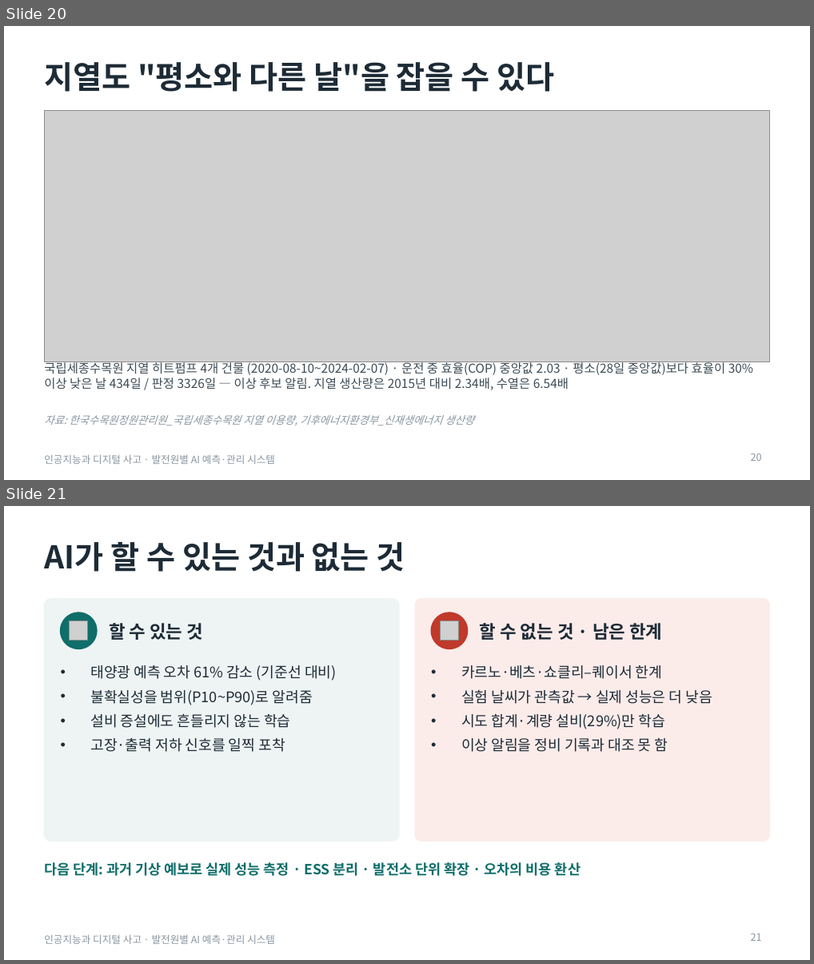
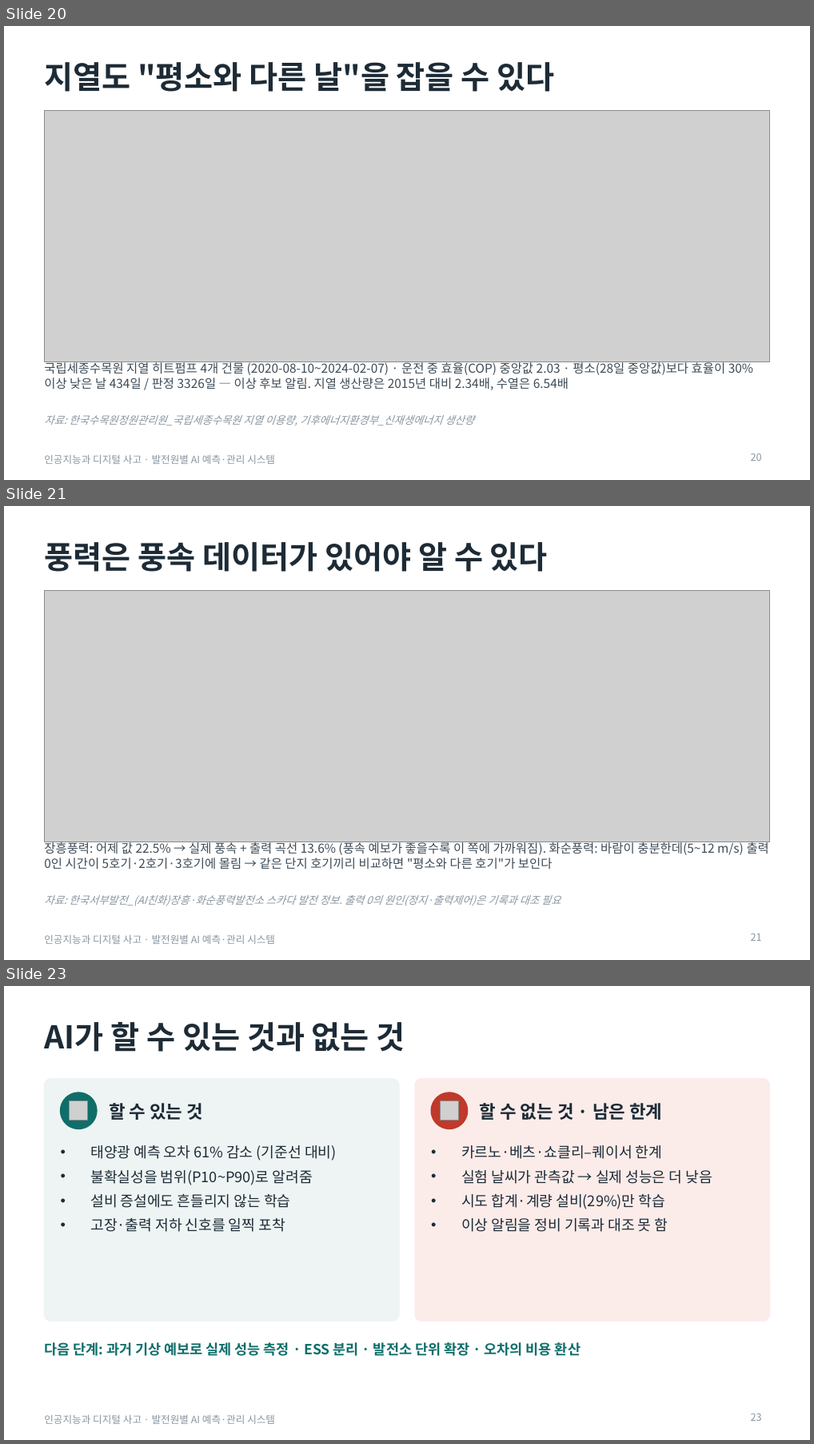
Before and after one commit to junseok7-cpu/hello, a slide deck: energy/report/발표자료.pptx. Shown one above the other, each under a label of ours: slides 20 and 21 before the commit, slides 20, 21 and 23 after it; the slides between them are not shown. The pictures are 814x964 and 814x1444 pixels, drawn with LibreOffice and Linux fonts; fonts in the diff are those of the drawing; grey boxes stand for pictures. Boxes give left, top, right and bottom in pixels: in the first picture for what was removed or moved away, otherwise in the second. Text is boxed around its words. In the diff, an @@ line names an element or a change of style, - is before the commit and + after.

```diff
--- a/energy/report/발표자료.pptx
+++ b/energy/report/발표자료.pptx
@@ slide 21 added at [4, 506, 810, 960], background #FFFFFF; not listed: 1 template element that a slide beside it also shows @@
@@ title added at [44, 542, 548, 572], 28 pt, text #1D2B36, bold @@
+풍력은 풍속 데이터가 있어야 알 수 있다
@@ picture added at [44, 591, 770, 841] @@
@@ text added at [44, 840, 770, 869], 11 pt, text #3C4A55 @@
+장흥풍력: 어제 값 22.5% → 실제 풍속 + 출력 곡선 13.6% (풍속 예보가 좋을수록 이 쪽에 가까워짐). 화순풍력: 바람이 충분한데(5~12 m/s) 출력 0인 시간이 5호기·2호기·3호기에 몰림 → 같은 단지 호기끼리 비교하면 "평소와 다른 호기"가 보인다
@@ text added at [44, 895, 561, 906], 9.5 pt, text #8A96A0, italic @@
+자료: 한국서부발전_(AI친화)장흥·화순풍력발전소 스카다 발전 정보. 출력 0의 원인(정지·출력제어)은 기록과 대조 필요
@@ page number added at [751, 932, 762, 940], 9 pt, text #8A96A0 @@
+21
@@ what was slide 21 is now slide 23 @@
@@ page number at [751, 1412, 762, 1420]: text changed @@
-21
+23
```
Also in this commit, not shown: 1 other slide added, 11 other files.
